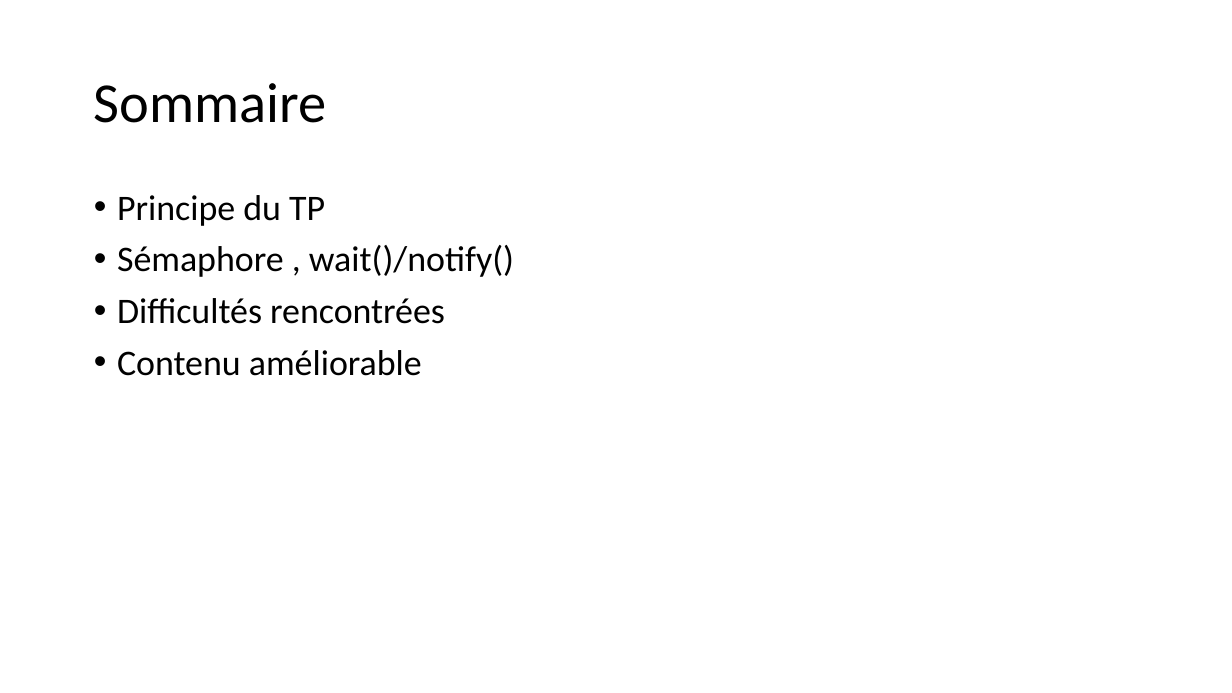
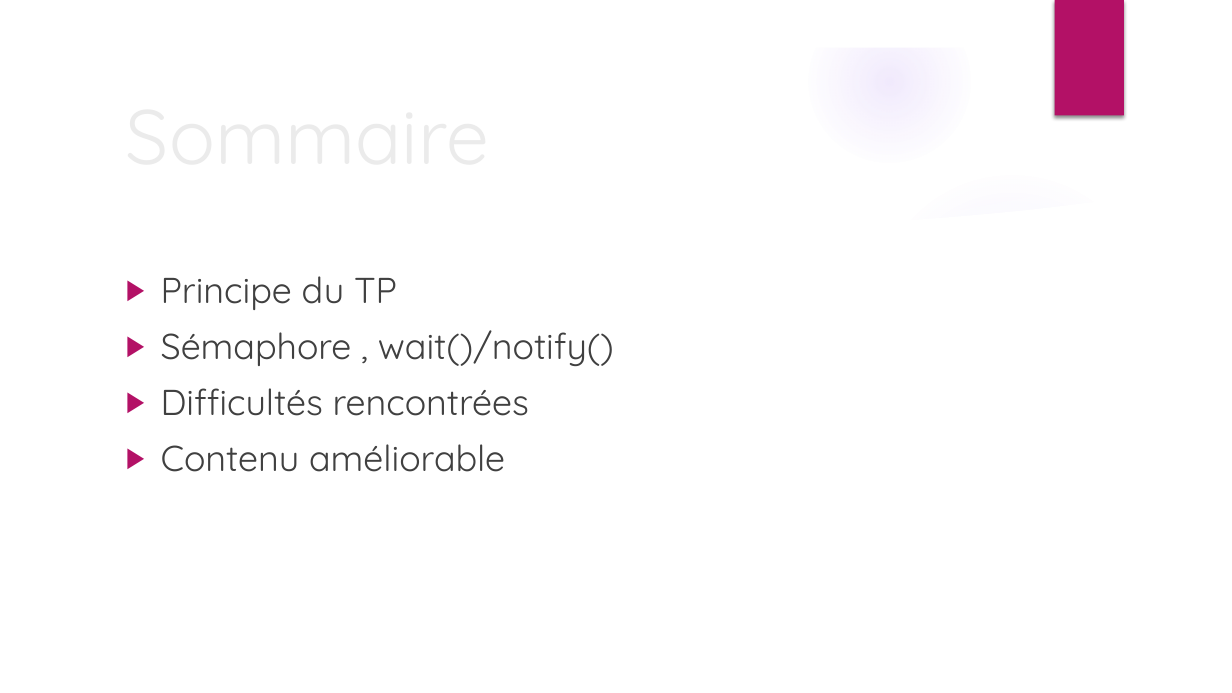
Before and after one commit to ASGdev/TP, a slide deck: slide 2 of System/TP-PTC/TP producteur consommateur.pptx. Drawn at 1232x693 pixels with LibreOffice and Linux fonts; fonts in the diff are those of the drawing; background and template pictures are left out. Boxes give left, top, right and bottom in pixels: in the first picture for what was removed or moved away, otherwise in the second. Text is boxed around its words. In the diff, an @@ line names an element or a change of style, - is before the commit and + after.

```diff
--- a/System/TP-PTC/TP producteur consommateur.pptx
+++ b/System/TP-PTC/TP producteur consommateur.pptx
@@ group added at (0,0,1232,693): 3 ellipses, 2 freeform shapes @@
@@ rectangle added at (1055,0,1124,116), fill #B31166 @@
@@ title "Sommaire": place and size @@
-title "Sommaire" at (94,83,327,123)
+title "Sommaire" at (116,98,1002,169)
@@ title "Sommaire" at (116,98,1002,169): size 44 to 60 pt, font Calibri to Quicksand, text colour #000000 to #EBEBEB; line spacing 0.9 to 1 @@
@@ text "Principe du TP": place and size @@
-text "Principe du TP" at (117,195,514,376)
+text "Principe du TP" at (161,276,614,472)
@@ text "Principe du TP" at (161,276,614,472): font Calibri to Quicksand, text colour #000000 to #404040; bullet • to ▶; line spacing 0.9 to 1 @@
```
Also in this commit, not shown: 5 other slides changed, 1 other file.
